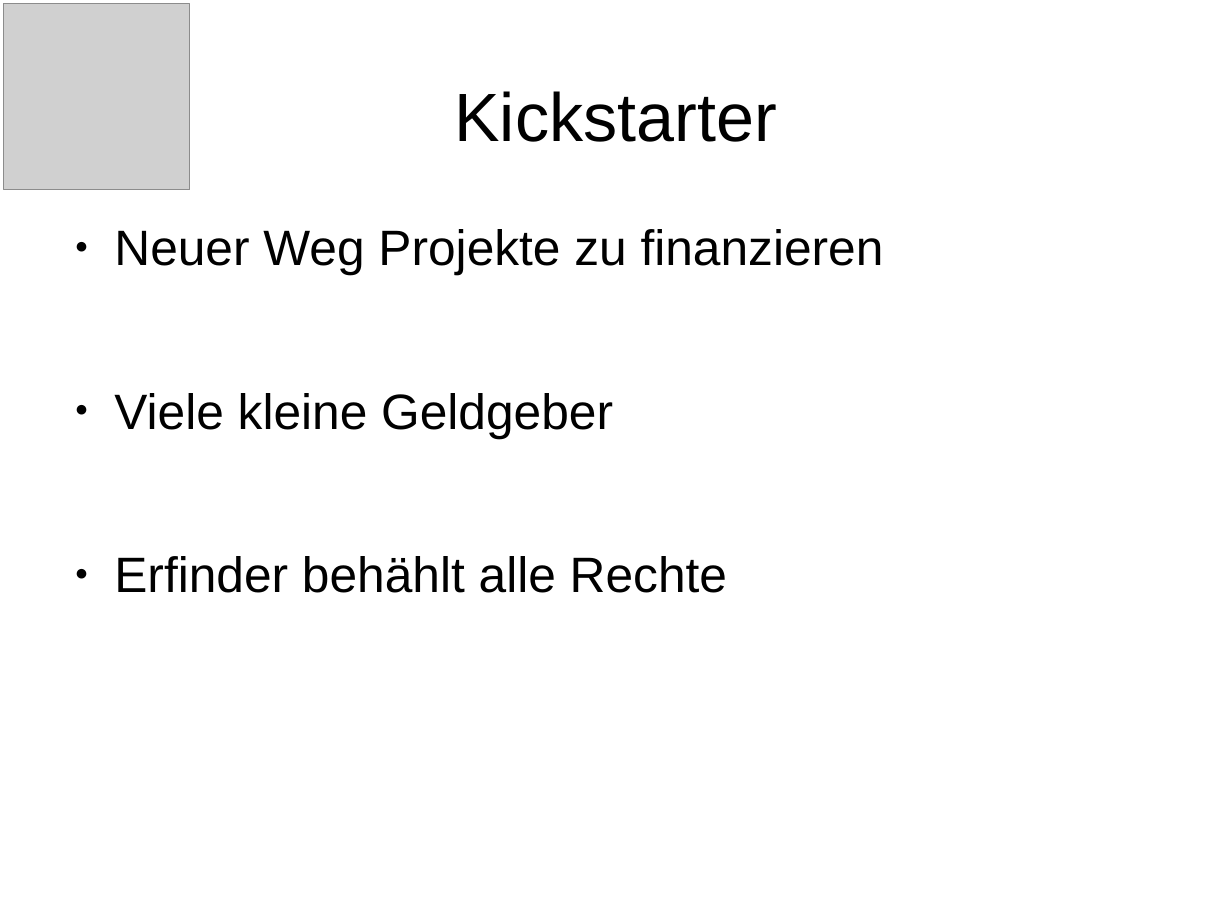
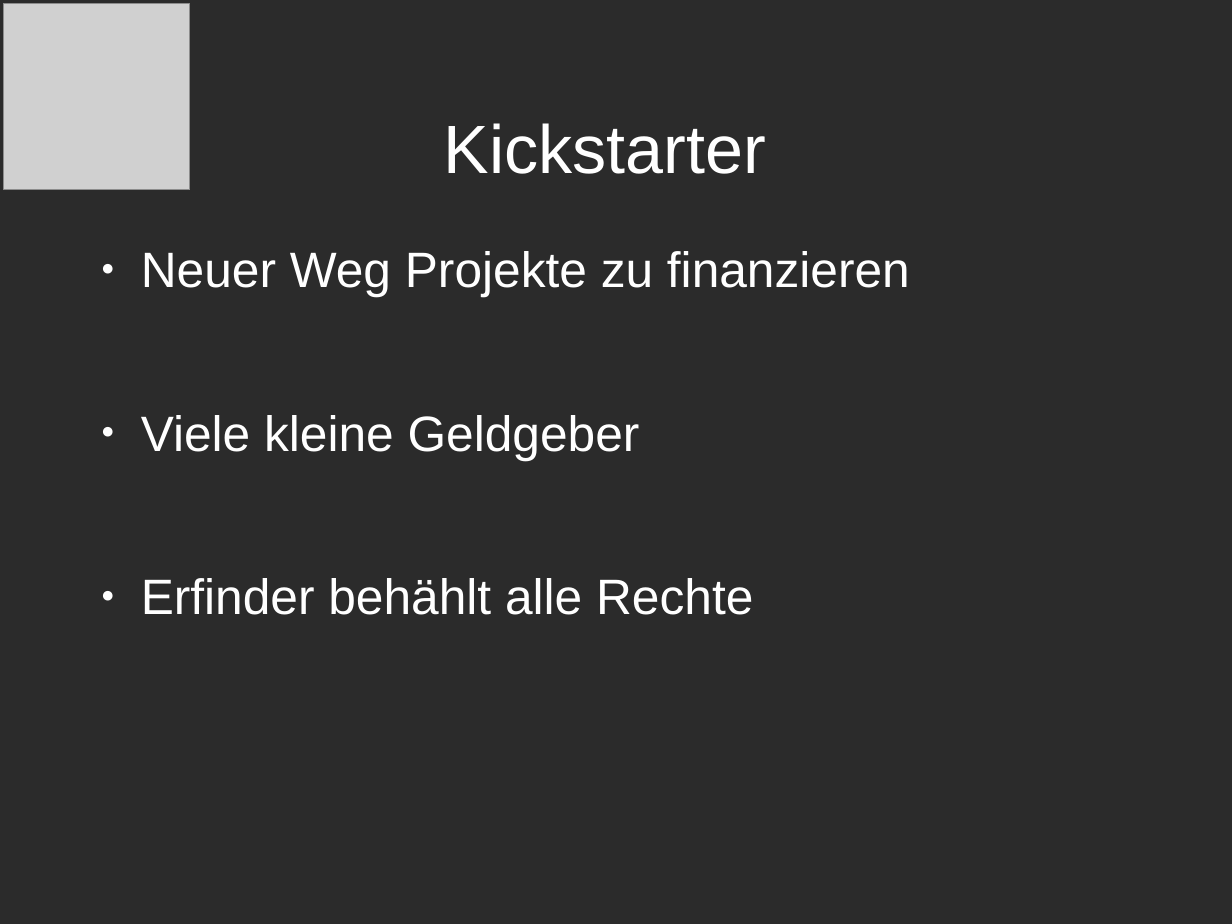
Before and after one commit to Anton1718/IMM_SocialMediaInADevelopmentProcess4711, a slide deck: slide 16 of Folien-Co-Creation.odp. Drawn at 1232x924 pixels with LibreOffice and Linux fonts; fonts in the diff are those of the drawing; grey boxes stand for pictures; background and template pictures are left out; a plain dark background stands for a picture behind light text. Boxes give left, top, right and bottom in pixels: in the first picture for what was removed or moved away, otherwise in the second. Text is boxed around its words. In the diff, an @@ line names an element or a change of style, - is before the commit and + after.

```diff
--- a/Folien-Co-Creation.odp
+++ b/Folien-Co-Creation.odp
@@ background #FFFFFF to picture (left out) @@
@@ title "Kickstarter": place and size @@
-title "Kickstarter" at bbox=[454, 91, 776, 142]
+title "Kickstarter" at bbox=[444, 123, 766, 174]
@@ title "Kickstarter" at bbox=[444, 123, 766, 174]: text colour #000000 to #FFFFFF @@
@@ text "Neuer Weg Projekte zu finanzieren": place and size @@
-text "Neuer Weg Projekte zu finanzieren" at bbox=[114, 229, 884, 593]
+text "Neuer Weg Projekte zu finanzieren" at bbox=[141, 251, 910, 615]
@@ text "Neuer Weg Projekte zu finanzieren" at bbox=[141, 251, 910, 615]: text colour #000000 to #FFFFFF; bullet colour #000000 to #FFFFFF @@
```
Also in this commit, not shown: 14 other slides changed, 1 slide added, 1 other file.
